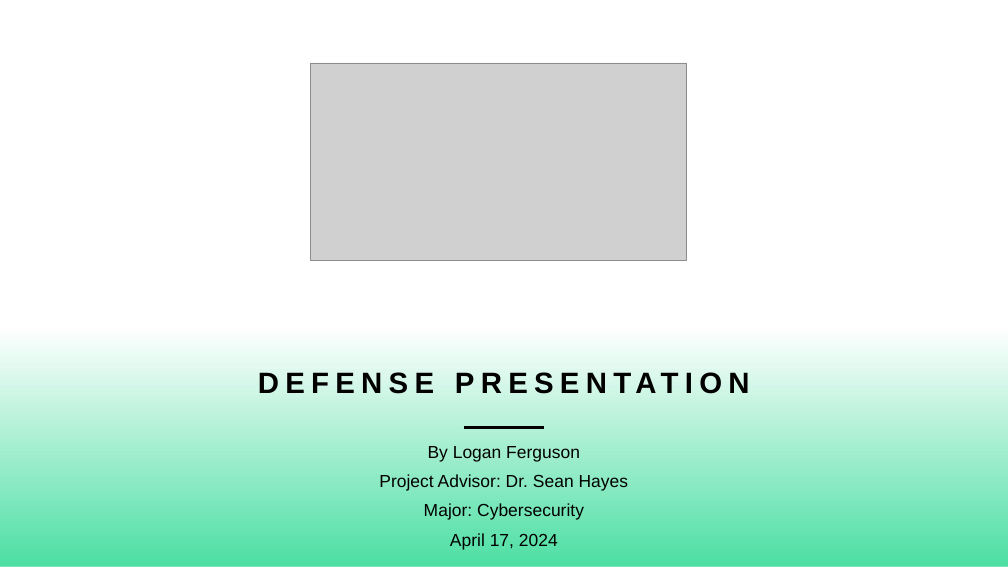
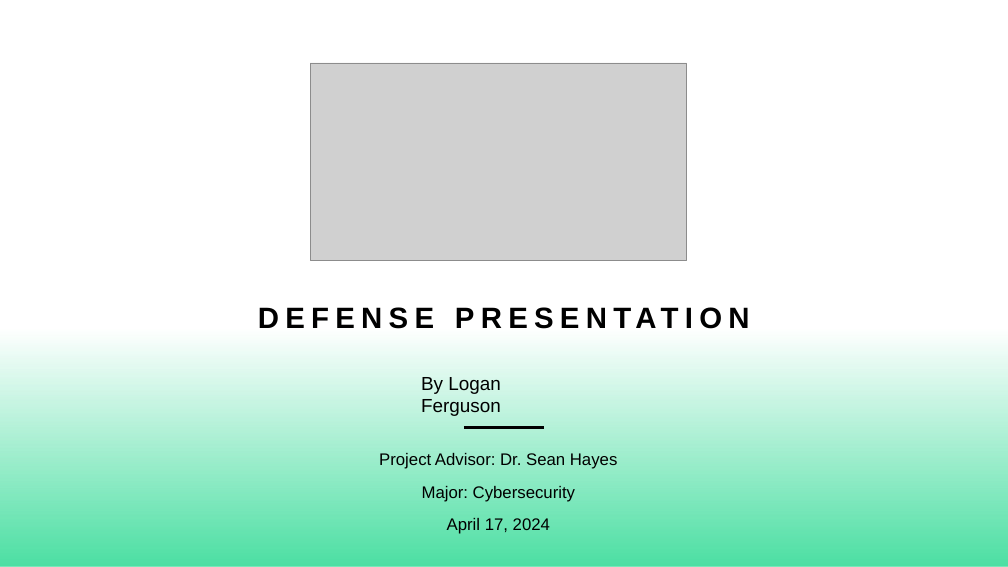
Before and after one commit to logon02/CSU-Senior-Project, a slide deck: slide 1 of docs/DefensePresentation.pptx. Drawn at 1008x567 pixels with LibreOffice and Linux fonts; fonts in the diff are those of the drawing; grey boxes stand for pictures. Boxes give left, top, right and bottom in pixels: in the first picture for what was removed or moved away, otherwise in the second. Text is boxed around its words. In the diff, an @@ line names an element or a change of style, - is before the commit and + after.

Commit message:
Added defense presentation

```diff
--- a/docs/DefensePresentation.pptx
+++ b/docs/DefensePresentation.pptx
@@ title "DEFENSE PRESENTATION" rewrapped from (185, 316, 823, 403) to (185, 265, 823, 338) @@
@@ text added at (421, 377, 501, 416), 18 pt, text #000000 @@
+By Logan Ferguson
@@ subtitle "Project Advisor: Dr. Sean Hayes" at (379, 453, 617, 534): size 16.6 to 16 pt; line spacing 0.9 to 1.1 @@
@@ subtitle at (428, 446, 580, 461): paragraph removed @@
-By Logan Ferguson
```
Also in this commit, not shown: 5 other slides changed.
